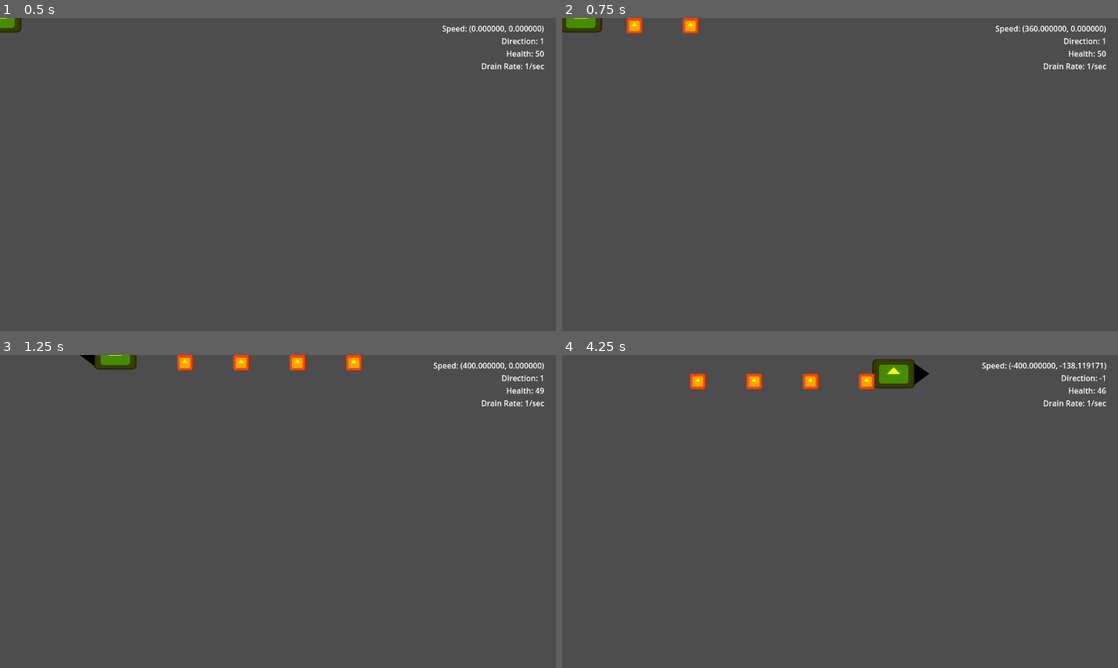
Above: before the commit, frames 1-4 (two rows, left to right).
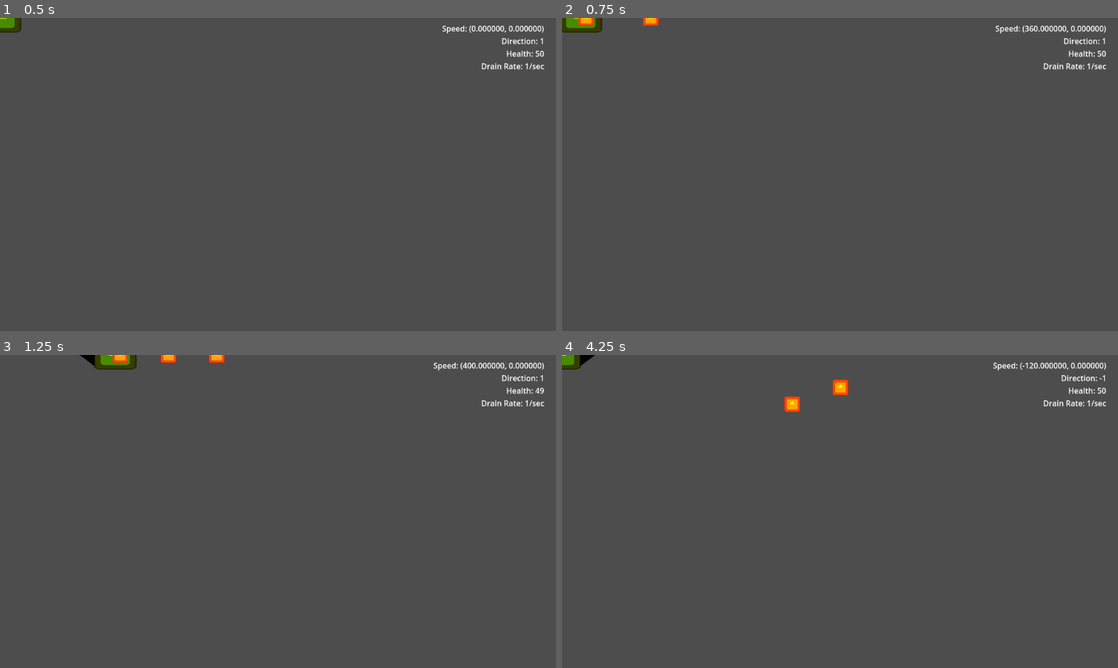
Above: after the commit, the same moments.

Repository: pkflunr/SGDA-EGD-Game-Jam-2023
Game: Godot game, scene res://Scenes/Player/player.tscn
The game is run twice, just before and just after one commit, with the same random seed, the same clock (stepped at 60 frames per second) and the same inputs. The engine's default icon, where the game draws it, is replaced by a stand-in: a white triangle on a blue panel in a dark square.
Inputs:
- Up to frame 1 (0.5 s): no input
- Up to frame 2 (0.75 s): tap Enter at 0.5 s; hold Right (player_right) from 0.53 s (still down); hold X (player_shoot) from 0.53 s (still down)
- Up to frame 3 (1.25 s): keep holding Right (player_right); keep holding X (player_shoot)
- Up to frame 4 (4.25 s): release Right (player_right) at 1.28 s; release X (player_shoot) at 1.28 s; hold Down (player_down) 1.28-2.03 s; tap X (player_shoot) at 1.35, 2.85 s; hold Right (player_right) 2.03-2.78 s; hold X (player_shoot) 2.03-2.78 s; hold Up (player_up) 2.78-3.53 s; hold Left (player_left) from 3.53 s (still down); hold X (player_shoot) from 3.53 s (still down); tap R (restart, bound only after the commit) at 4.15 s

Frame 1 is identical in both runs. In frame 2, 0.4% of the frame differs, in the area x 2-25%, y 0-5%; in frame 3, 0.8%; in frame 4, 2.1%, in the area x 0-98%, y 0-19%.

Commit message:
Bullets are child of stage + fixed button mapping

Diff:
--- a/Scenes/Player/player.gd
+++ b/Scenes/Player/player.gd
@@ -50,7 +50,7 @@
 	move_and_slide()
 
 	# Check if health has drained
-	if health <= 0 or Input.is_action_pressed("restart"):
+	if health <= 0 or Input.is_action_just_pressed("restart"):
 		die()
 
 	debug_label.set_text("Speed: (%f, %f)\nDirection: %d\nHealth: %d\nDrain Rate: %d/sec" % [velocity.x, velocity.y, direction, health, drain_rate])
--- a/Shooter.gd
+++ b/Shooter.gd
@@ -1,7 +1,7 @@
 extends Node2D
 
 @export var projectile: PackedScene
-@export var cooldown = 0.1
+@export var cooldown = 0.15
 @onready var cooldown_timer = $Cooldown
 var bullet = load("res://Scenes/Objects/bullet.tscn")
 
@@ -19,6 +19,7 @@
 		var direction = Vector2(get_parent().direction, 0)
 		var b = bullet.instantiate()
 		b.direction = direction
+		b.position = get_parent().position
 		var b2 = Area2D.new()
-		add_child(b)
+		get_parent().get_parent().add_child(b)
 		cooldown_timer.start()
--- a/project.godot
+++ b/project.godot
@@ -24,36 +24,50 @@
 player_left={
 "deadzone": 0.5,
 "events": [Object(InputEventKey,"resource_local_to_scene":false,"resource_name":"","device":-1,"window_id":0,"alt_press …(182 unchanged characters)…
+, Object(InputEventJoypadButton,"resource_local_to_scene":false,"resource_name":"","device":-1,"button_index":13,"pressure":0.0,"pressed":true,"script":null)
 ]
 }
 player_right={
 "deadzone": 0.5,
 "events": [Object(InputEventKey,"resource_local_to_scene":false,"resource_name":"","device":-1,"window_id":0,"alt_press …(182 unchanged characters)…
+, Object(InputEventJoypadButton,"resource_local_to_scene":false,"resource_name":"","device":-1,"button_index":14,"pressure":0.0,"pressed":true,"script":null)
 ]
 }
 player_up={
 "deadzone": 0.5,
 "events": [Object(InputEventKey,"resource_local_to_scene":false,"resource_name":"","device":-1,"window_id":0,"alt_press …(182 unchanged characters)…
+, Object(InputEventJoypadButton,"resource_local_to_scene":false,"resource_name":"","device":-1,"button_index":11,"pressure":0.0,"pressed":true,"script":null)
 ]
 }
 player_down={
 "deadzone": 0.5,
 "events": [Object(InputEventKey,"resource_local_to_scene":false,"resource_name":"","device":-1,"window_id":0,"alt_press …(182 unchanged characters)…
+, Object(InputEventJoypadButton,"resource_local_to_scene":false,"resource_name":"","device":-1,"button_index":12,"pressure":0.0,"pressed":true,"script":null)
 ]
 }
 player_shoot={
 "deadzone": 0.5,
 "events": [Object(InputEventKey,"resource_local_to_scene":false,"resource_name":"","device":-1,"window_id":0,"alt_pressed":false,"shift_pressed":false,"ctrl_pressed":false,"meta_pressed":false,"pressed":false,"keycode":0,"physical_keycode":88,"key_label":0,"unicode":120,"echo":false,"script":null)
+, Object(InputEventJoypadButton,"resource_local_to_scene":false,"resource_name":"","device":-1,"button_index":2,"pressure":0.0,"pressed":true,"script":null)
 ]
 }
 charge={
 "deadzone": 0.5,
 "events": [Object(InputEventKey,"resource_local_to_scene":false,"resource_name":"","device":-1,"window_id":0,"alt_pressed":false,"shift_pressed":false,"ctrl_pressed":false,"meta_pressed":false,"pressed":false,"keycode":0,"physical_keycode":90,"key_label":0,"unicode":122,"echo":false,"script":null)
+, Object(InputEventJoypadButton,"resource_local_to_scene":false,"resource_name":"","device":-1,"button_index":0,"pressure":0.0,"pressed":true,"script":null)
 ]
 }
 pause={
 "deadzone": 0.5,
 "events": [Object(InputEventKey,"resource_local_to_scene":false,"resource_name":"","device":-1,"window_id":0,"alt_press …(182 unchanged characters)…
 , Object(InputEventKey,"resource_local_to_scene":false,"resource_name":"","device":-1,"window_id":0,"alt_pressed":false,"shift_pressed":false,"ctrl_pressed":false,"meta_pressed":false,"pressed":false,"keycode":0,"physical_keycode":4194305,"key_label":0,"unicode":0,"echo":false,"script":null)
+, Object(InputEventJoypadButton,"resource_local_to_scene":false,"resource_name":"","device":-1,"button_index":6,"pressure":0.0,"pressed":true,"script":null)
 ]
 }
+restart={
+"deadzone": 0.5,
+"events": [Object(InputEventKey,"resource_local_to_scene":false,"resource_name":"","device":-1,"window_id":0,"alt_pressed":false,"shift_pressed":false,"ctrl_pressed":false,"meta_pressed":false,"pressed":false,"keycode":0,"physical_keycode":82,"key_label":0,"unicode":114,"echo":false,"script":null)
+, Object(InputEventJoypadButton,"resource_local_to_scene":false,"resource_name":"","device":-1,"button_index":4,"pressure":0.0,"pressed":true,"script":null)
+, Object(InputEventJoypadButton,"resource_local_to_scene":false,"resource_name":"","device":-1,"button_index":4,"pressure":0.0,"pressed":true,"script":null)
+]
+}
